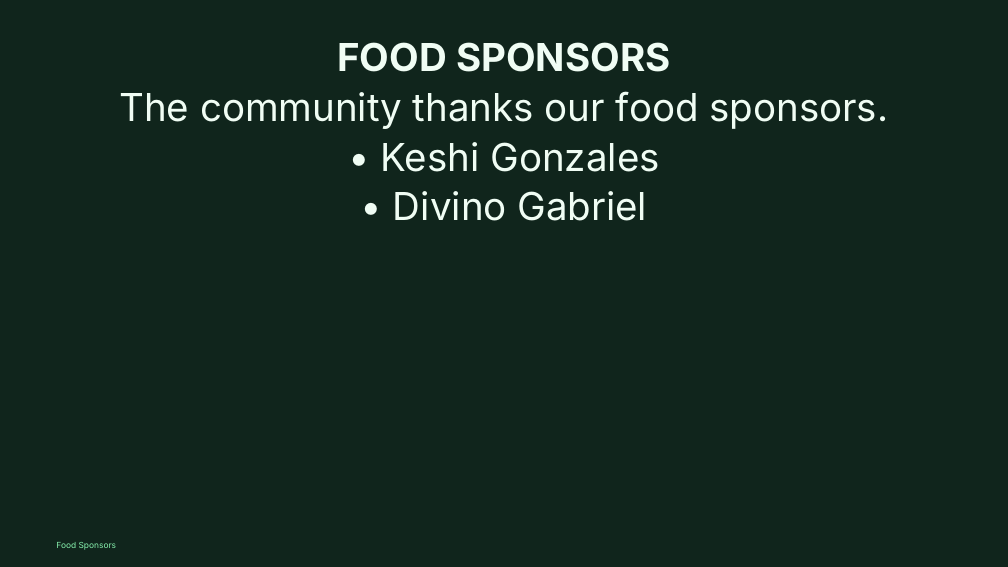
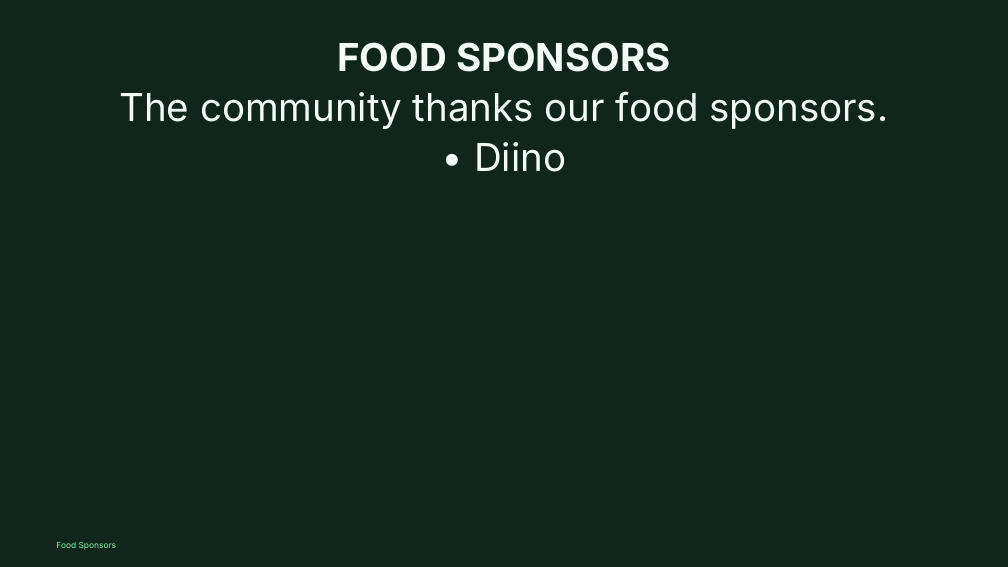
Before and after one commit to divinogabriel9/verbum, a slide deck: slide 83 of outputs/GFCC7Jun2026_OrdinaryTime.pptx (slide 81 before the commit). Drawn at 1008x567 pixels with LibreOffice and Linux fonts; fonts in the diff are those of the drawing. Boxes give left, top, right and bottom in pixels: in the first picture for what was removed or moved away, otherwise in the second. Text is boxed around its words. In the diff, an @@ line names an element or a change of style, - is before the commit and + after.

```diff
--- a/outputs/GFCC7Jun2026_OrdinaryTime.pptx
+++ b/outputs/GFCC7Jun2026_OrdinaryTime.pptx
@@ text at [474,142,566,172]: text changed @@
-• Keshi Gonzales
-• Divino Gabriel
+• Diino
```
Also in this commit, not shown: 6 other slides changed, 3 slides added, 1 slide removed, 53 other files.
